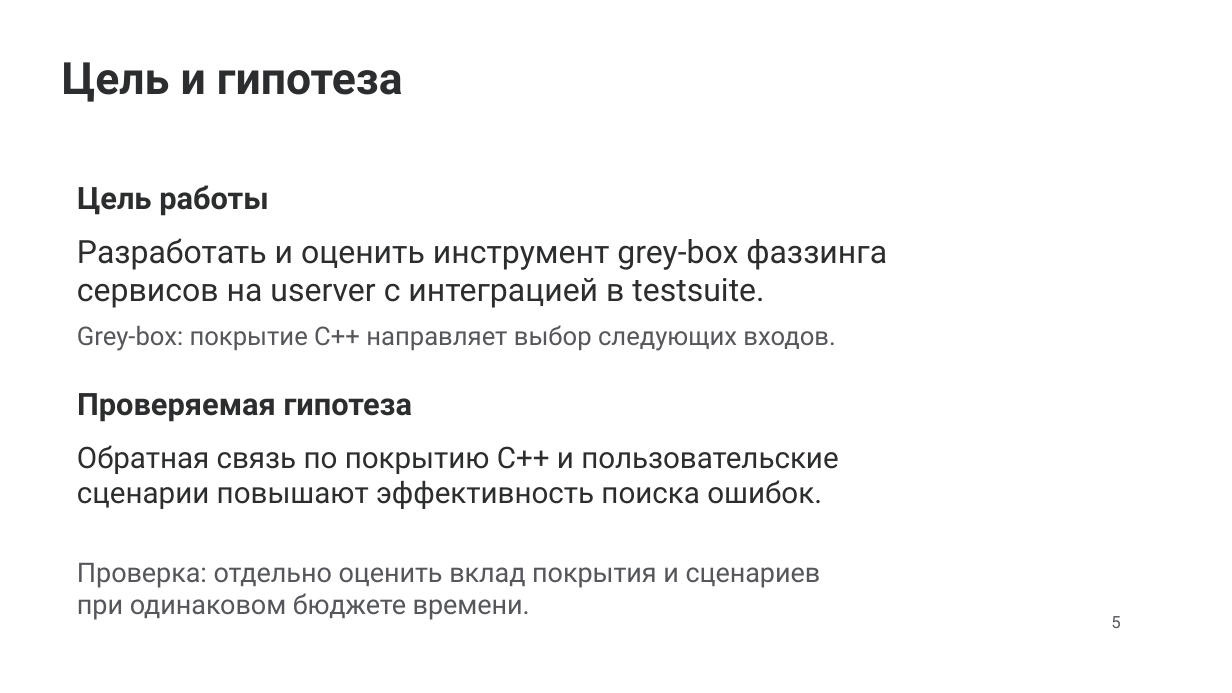
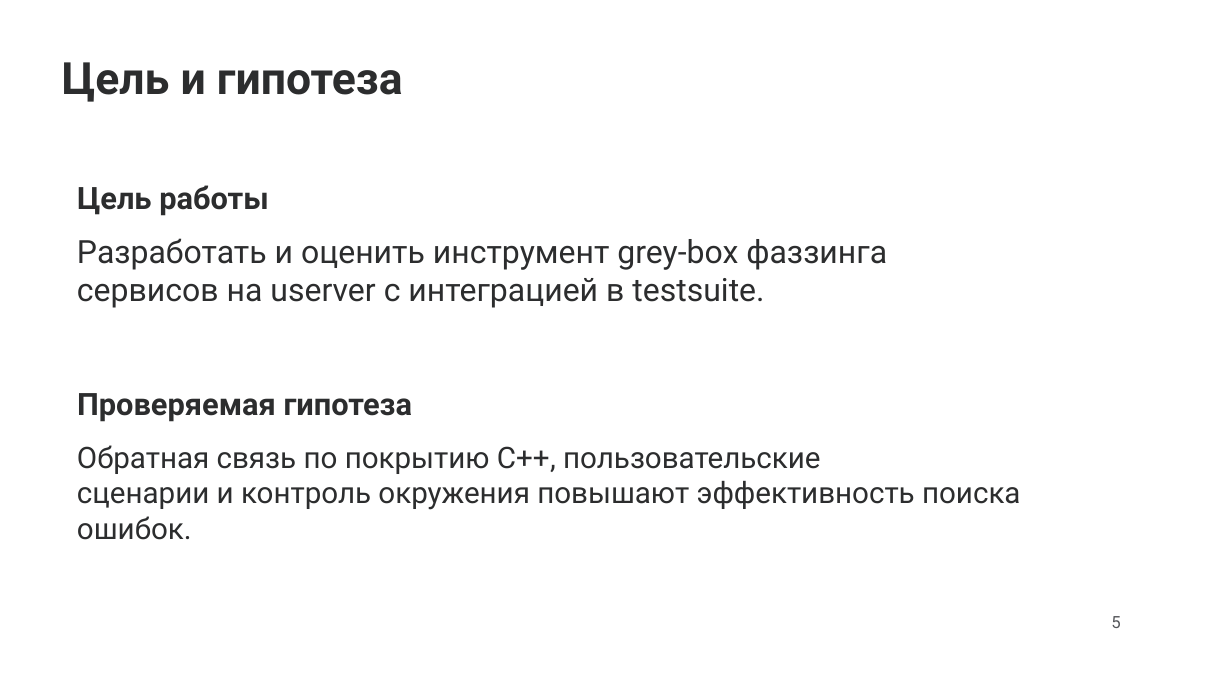
Before and after one commit to Malevrovich/userver-fuzzing, a slide deck: slide 5 of docs/presentation/project.pptx. Drawn at 1232x693 pixels with LibreOffice and Linux fonts; fonts in the diff are those of the drawing; background and template pictures are left out. Boxes give left, top, right and bottom in pixels: in the first picture for what was removed or moved away, otherwise in the second. Text is boxed around its words. In the diff, an @@ line names an element or a change of style, - is before the commit and + after.

Commit message:
docs: finalize thesis presentation

```diff
--- a/docs/presentation/project.pptx
+++ b/docs/presentation/project.pptx
@@ text removed at (77,325,835,351) @@
-Grey-box: покрытие C++ направляет выбор следующих входов.
@@ text at (77,445,1020,540): text changed @@
-Обратная связь по покрытию C++ и пользовательские
-сценарии повышают эффективность поиска ошибок.
+Обратная связь по покрытию C++, пользовательские
+сценарии и контроль окружения повышают эффективность поиска ошибок.
@@ text removed at (77,563,821,620) @@
-Проверка: отдельно оценить вклад покрытия и сценариев
-при одинаковом бюджете времени.
```
